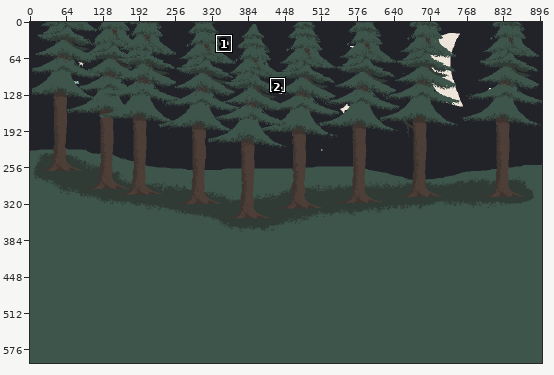
Two versions of one pixel-art file, Sprites/ui/screens/forest_fight.ase. Above, an overview of the earlier version with the close-up marked.
Close-up. Before:
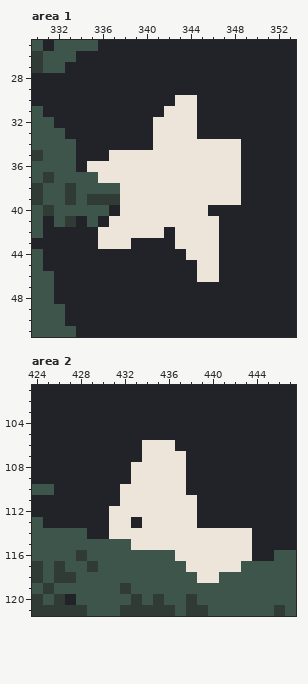
900x600 pixels, 1 frame. Colours within 5 levels of each other are drawn and written as one. Shown: area 1: x 330..353, y 25..51; area 2: x 424..447, y 101..121. The commit also changed other parts of the picture, which this record leaves out.
Now the later version:
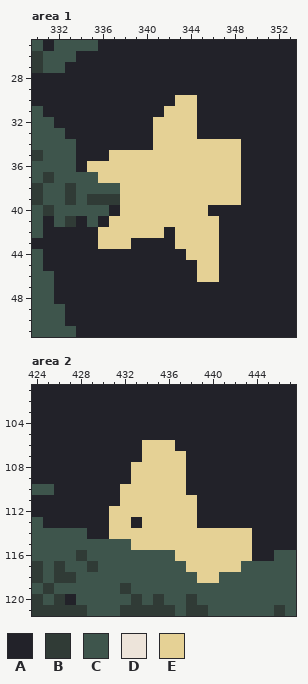
Palette (. is transparent): A #222229  B #303b36  C #3e554c  D #ede4da  E #e5d195
What changed:
Area 1, layer "Layer 1":
y 30: x 343..344 DD -> EE
y 31: x 342..344 DDD -> EEE
y 32..33: x 341..344 DDDD -> EEEE
y 34: x 341..348 DDDDDDDD -> EEEEEEEE
y 35: x 337..348 DDDDDDDDDDDD -> EEEEEEEEEEEE
y 36: x 335..348 DDDDDDDDDDDDDD -> EEEEEEEEEEEEEE
y 37: x 336..348 DDDDDDDDDDDDD -> EEEEEEEEEEEEE
y 38..39: x 338..348 DDDDDDDDDDD -> EEEEEEEEEEE
y 40: x 338..345 DDDDDDDD -> EEEEEEEE
y 41: x 337..346 DDDDDDDDDD -> EEEEEEEEEE
y 42: x 336..341 DDDDDD -> EEEEEE; x 343..346 DDDD -> EEEE
y 43: x 336..338 DDD -> EEE; x 343..346 DDDD -> EEEE
y 44: x 344..346 DDD -> EEE
y 45..46: x 345..346 DD -> EE
Area 2, layer "Layer 1":
y 106: x 434..436 DDD -> EEE
y 107: x 434..437 DDDD -> EEEE
y 108..109: x 433..437 DDDDD -> EEEEE
y 110: x 432..437 DDDDDD -> EEEEEE
y 111: x 432..438 DDDDDDD -> EEEEEEE
y 112: x 431..438 DDDDDDDD -> EEEEEEEE
y 113: x 431..432 DD -> EE; x 434..438 DDDDD -> EEEEE
y 114: x 431..443 DDDDDDDDDDDDD -> EEEEEEEEEEEEE
y 115: x 433..443 DDDDDDDDDDD -> EEEEEEEEEEE
y 116: x 437..443 DDDDDDD -> EEEEEEE
y 117: x 438..442 DDDDD -> EEEEE
y 118: x 439..440 DD -> EE
